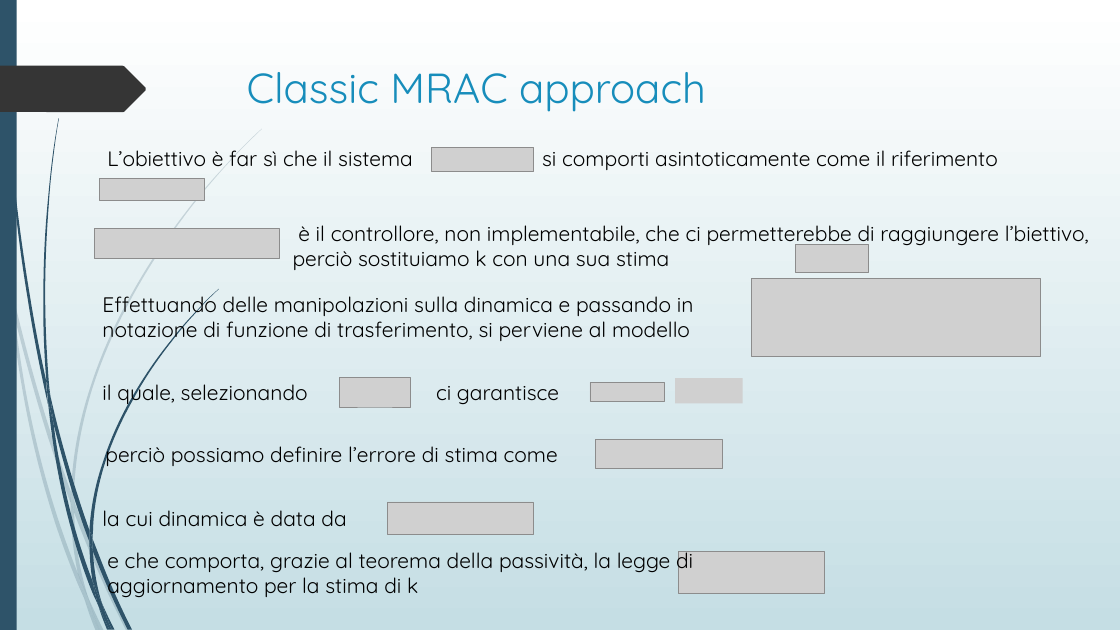
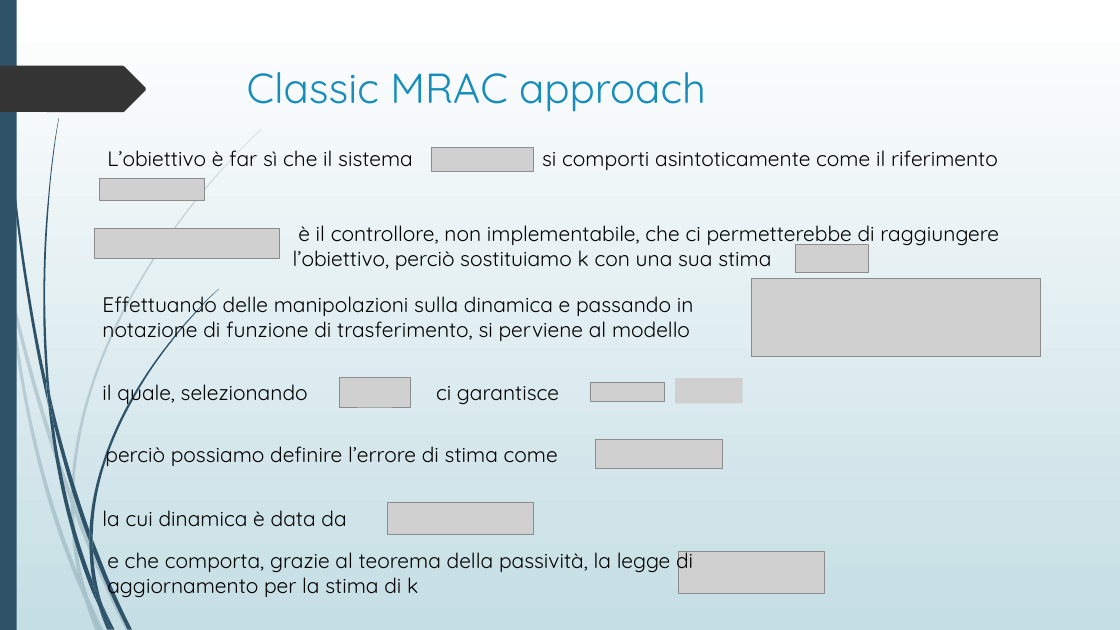
Before and after one commit to simonesinceri/CRA-2020-2021, a slide deck: slide 3 of Assignment_4/Assignment 4.pptx. Drawn at 1120x630 pixels with LibreOffice and Linux fonts; fonts in the diff are those of the drawing; grey boxes stand for pictures. Boxes give left, top, right and bottom in pixels: in the first picture for what was removed or moved away, otherwise in the second. Text is boxed around its words. In the diff, an @@ line names an element or a change of style, - is before the commit and + after.

```diff
--- a/Assignment_4/Assignment 4.pptx
+++ b/Assignment_4/Assignment 4.pptx
@@ text at [293, 225, 999, 270]: text changed @@
-è il controllore, non implementabile, che ci permetterebbe di raggiungere l’biettivo, perciò sostituiamo k con una sua stima
+è il controllore, non implementabile, che ci permetterebbe di raggiungere l’obiettivo, perciò sostituiamo k con una sua stima
```
Also in this commit, not shown: 1 other slide changed, 1 slide added, 1 slide removed.
